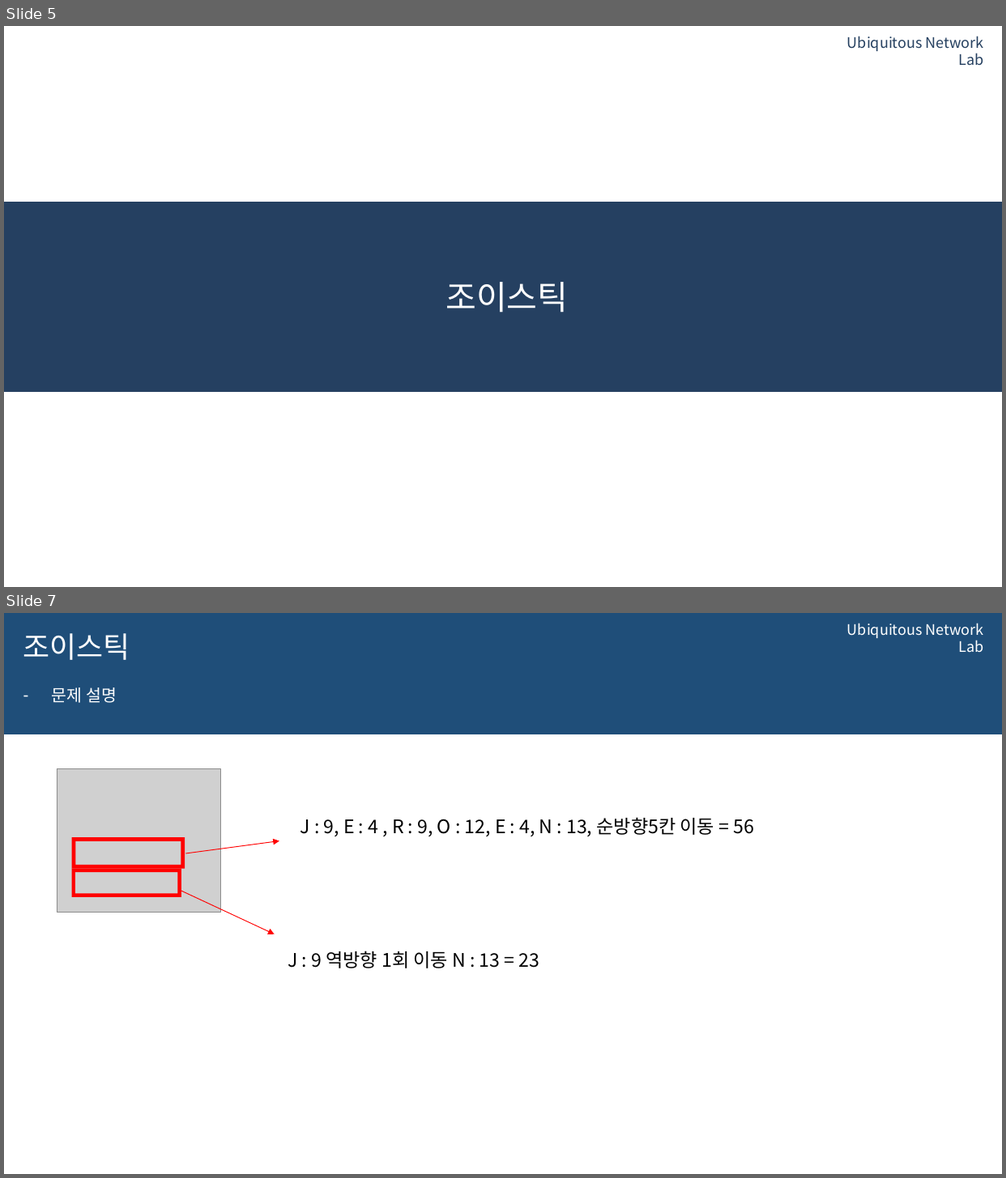
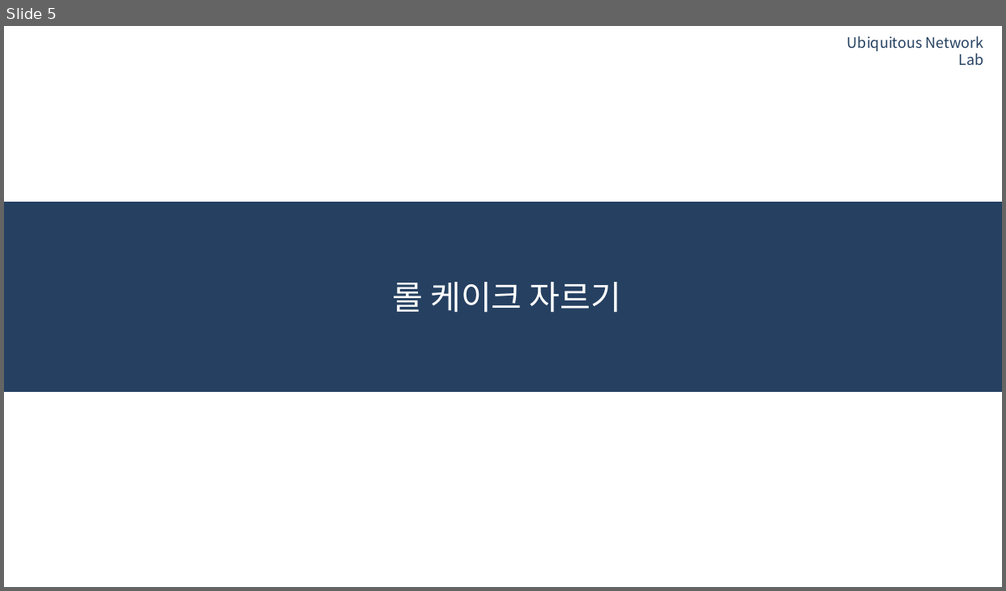
Before and after one commit to 0913ktg/Algorithm_Study, a slide deck: week_4/ppt/MinhyeokYun.pptx. Shown one above the other, each under a label of ours: slides 5 and 7 before the commit, slide 5 after it; the slides between them are not shown. The pictures are 1006x1178 and 1006x591 pixels, drawn with LibreOffice and Linux fonts; fonts in the diff are those of the drawing; grey boxes stand for pictures; background and template pictures are left out. Boxes give left, top, right and bottom in pixels: in the first picture for what was removed or moved away, otherwise in the second. Text is boxed around its words. In the diff, an @@ line names an element or a change of style, - is before the commit and + after.

```diff
--- a/week_4/ppt/MinhyeokYun.pptx
+++ b/week_4/ppt/MinhyeokYun.pptx
@@ slide 7 removed at <box>4,613,1002,1174</box>, background #FFFFFF @@
@@ rectangle removed at <box>4,613,1002,735</box> @@
@@ title removed at <box>23,633,130,660</box> @@
-조이스틱
@@ text removed at <box>847,623,984,652</box> @@
-Ubiquitous Network Lab
@@ text removed at <box>51,688,117,703</box> @@
-– 문제 설명
@@ picture removed at <box>57,769,220,912</box> @@
@@ text removed at <box>300,817,754,837</box> @@
-J : 9, E : 4 , R : 9, O : 12, E : 4, N : 13, 순방향5칸 이동 = 56
@@ frame removed at <box>71,837,185,869</box> @@
@@ arrow removed from (186, 854) to (279, 841) @@
@@ frame removed at <box>71,869,181,897</box> @@
@@ arrow removed from (181, 891) to (275, 934) @@
@@ text removed at <box>288,951,539,969</box> @@
-J : 9 역방향 1회 이동 N : 13 = 23
@@ slide 5 changed as well @@
@@ title at <box>392,282,621,313</box>: text changed @@
-조이스틱
+롤 케이크 자르기
```
Also in this commit, not shown: 1 other slide changed, 5 slides added, 4 other slides removed, 1 other file.
